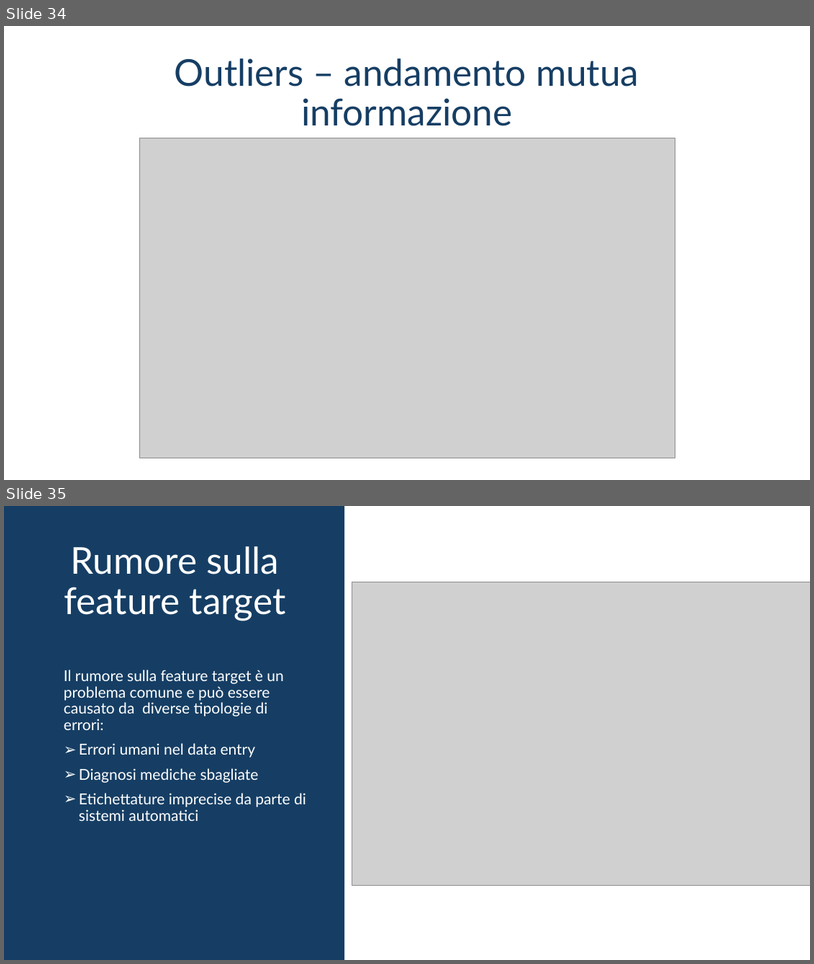
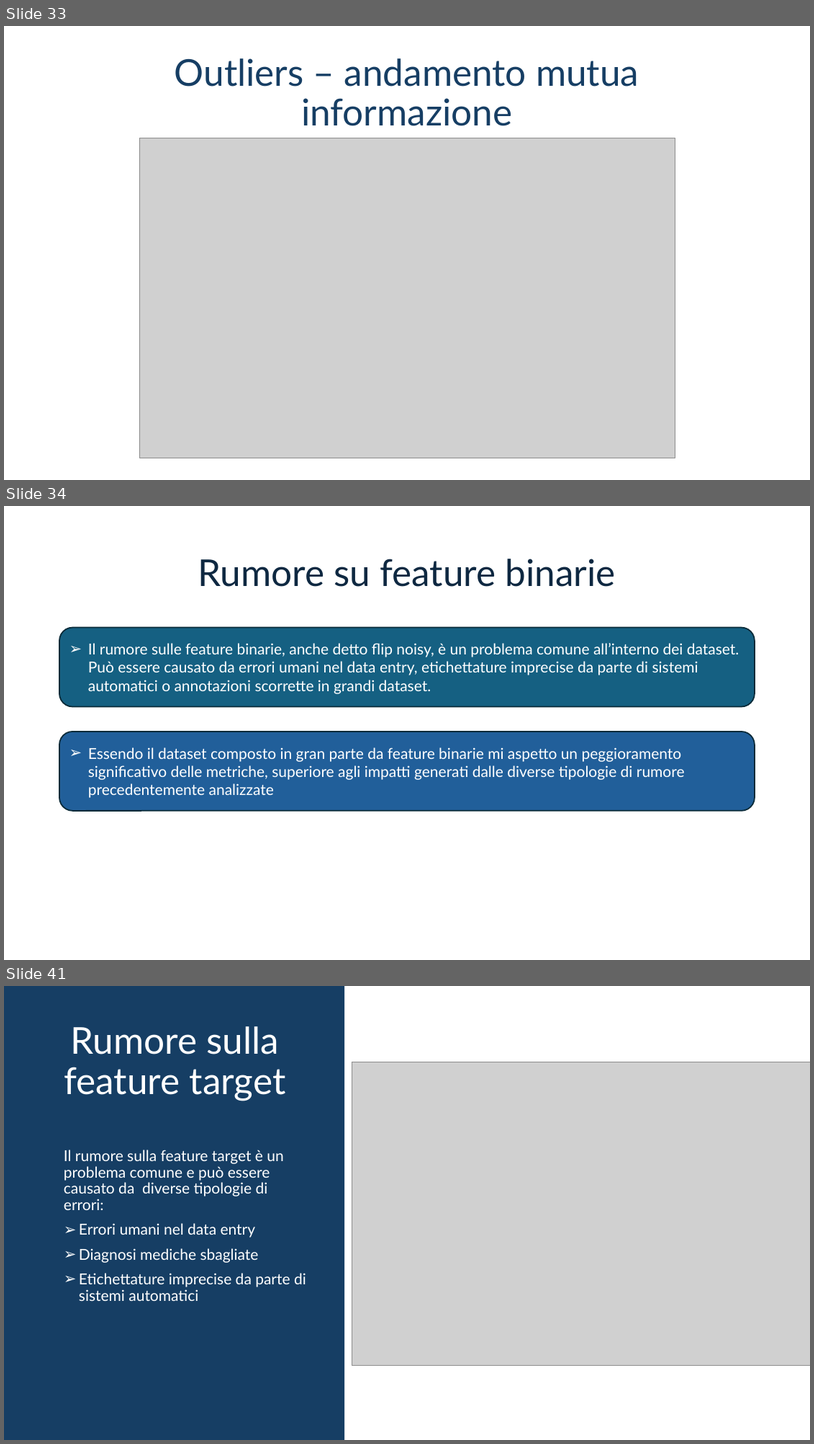
Before and after one commit to andreaspagnolo/architetture_dati, a slide deck: dirty_dataset_presentation.pptx. Shown one above the other, each under a label of ours: slides 34 and 35 before the commit, slides 33, 34 and 41 after it; the slides between them are not shown. The pictures are 814x964 and 814x1444 pixels, drawn with LibreOffice and Linux fonts; fonts in the diff are those of the drawing; grey boxes stand for pictures. Boxes give left, top, right and bottom in pixels: in the first picture for what was removed or moved away, otherwise in the second. Text is boxed around its words. In the diff, an @@ line names an element or a change of style, - is before the commit and + after.

```diff
--- a/dirty_dataset_presentation.pptx
+++ b/dirty_dataset_presentation.pptx
@@ slide 34 added at (4, 506, 810, 960), background #FFFFFF @@
@@ title added at (198, 559, 616, 587), 44 pt, text #0E2841 @@
+Rumore su feature binarie
@@ rounded rectangle added at (59, 628, 756, 707), fill #156082, outline #092A39 1.5 pt, 18 pt, text #FFFFFF @@
+➢ Il rumore sulle feature binarie, anche detto flip noisy, è un problema comune all’interno dei dataset. Può essere causato da errori umani nel data entry, etichettature imprecise da parte di sistemi automatici o annotazioni scorrette in grandi dataset.
@@ rounded rectangle added at (59, 731, 756, 811), fill #215F9A, outline #092A39 1.5 pt, 18 pt, text #FFFFFF @@
+➢ Essendo il dataset composto in gran parte da feature binarie mi aspetto un peggioramento significativo delle metriche, superiore agli impatti generati dalle diverse tipologie di rumore precedentemente analizzate
@@ what was slide 34 is now slide 33 @@
@@ what was slide 35 is now slide 41 @@
```
Also in this commit, not shown: 6 slides changed, 6 other slides added, 1 slide removed, 2 other files.
